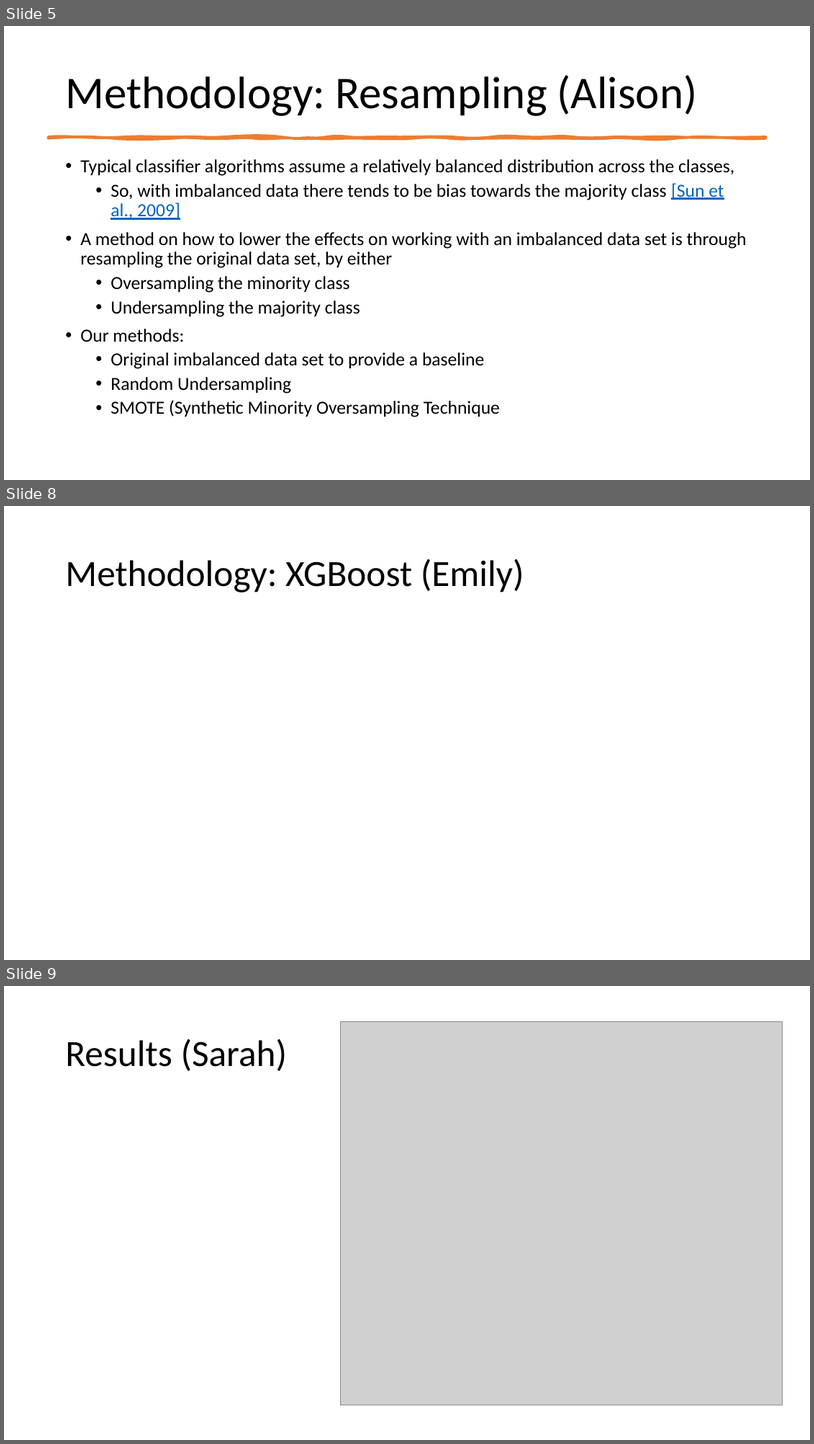
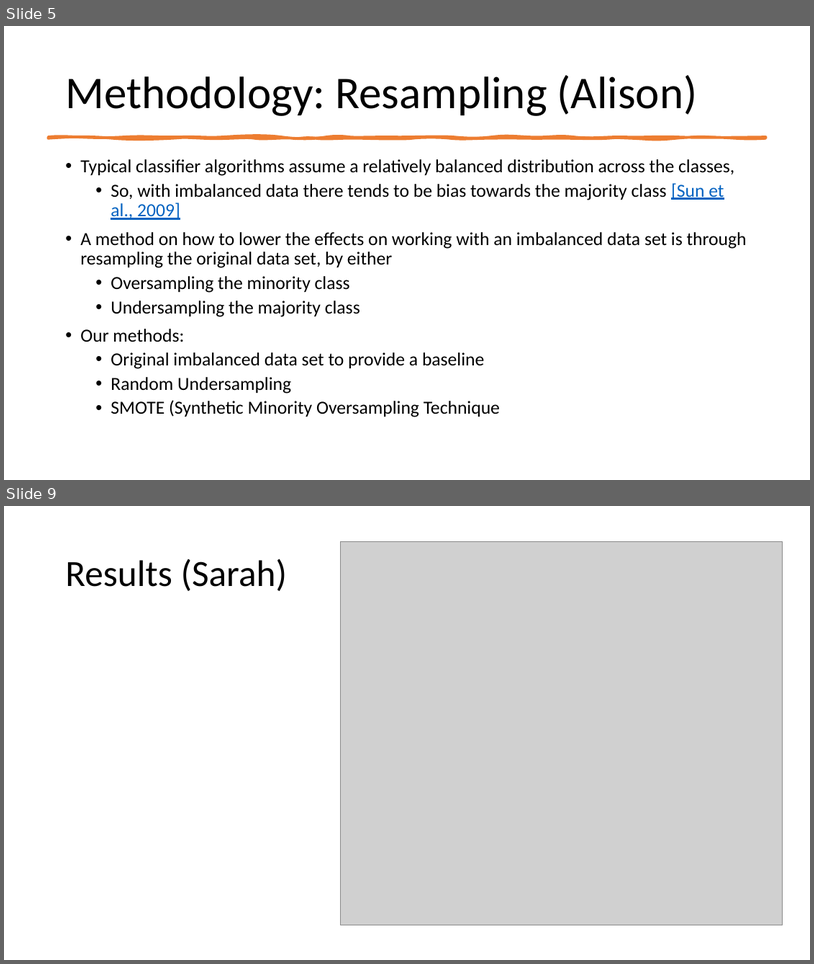
Before and after one commit to earobinson95/Statistical-Learning-Project-UNL-STAT983, a slide deck: presentation/final-presentation.pptx. Shown one above the other, each under a label of ours: slides 5, 8 and 9 before the commit, slides 5 and 9 after it; the slides between them are not shown. The pictures are 814x1444 and 814x964 pixels, drawn with LibreOffice and Linux fonts; fonts in the diff are those of the drawing; grey boxes stand for pictures. Boxes give left, top, right and bottom in pixels: in the first picture for what was removed or moved away, otherwise in the second. Text is boxed around its words. In the diff, an @@ line names an element or a change of style, - is before the commit and + after.

```diff
--- a/presentation/final-presentation.pptx
+++ b/presentation/final-presentation.pptx
@@ slide 8 removed at bbox=[4, 506, 810, 960], background #FFFFFF @@
@@ title removed at bbox=[65, 559, 525, 592] @@
-Methodology: XGBoost (Emily)
```
Also in this commit, not shown: 3 slides changed, 2 slides added, 7 other files.
